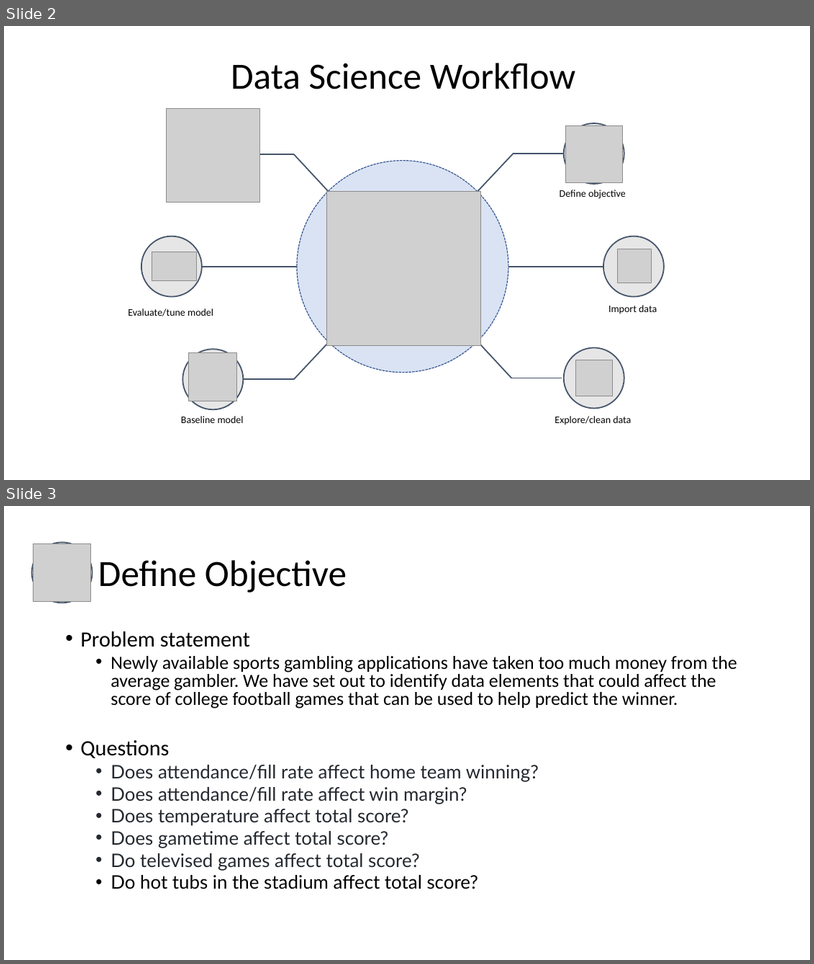
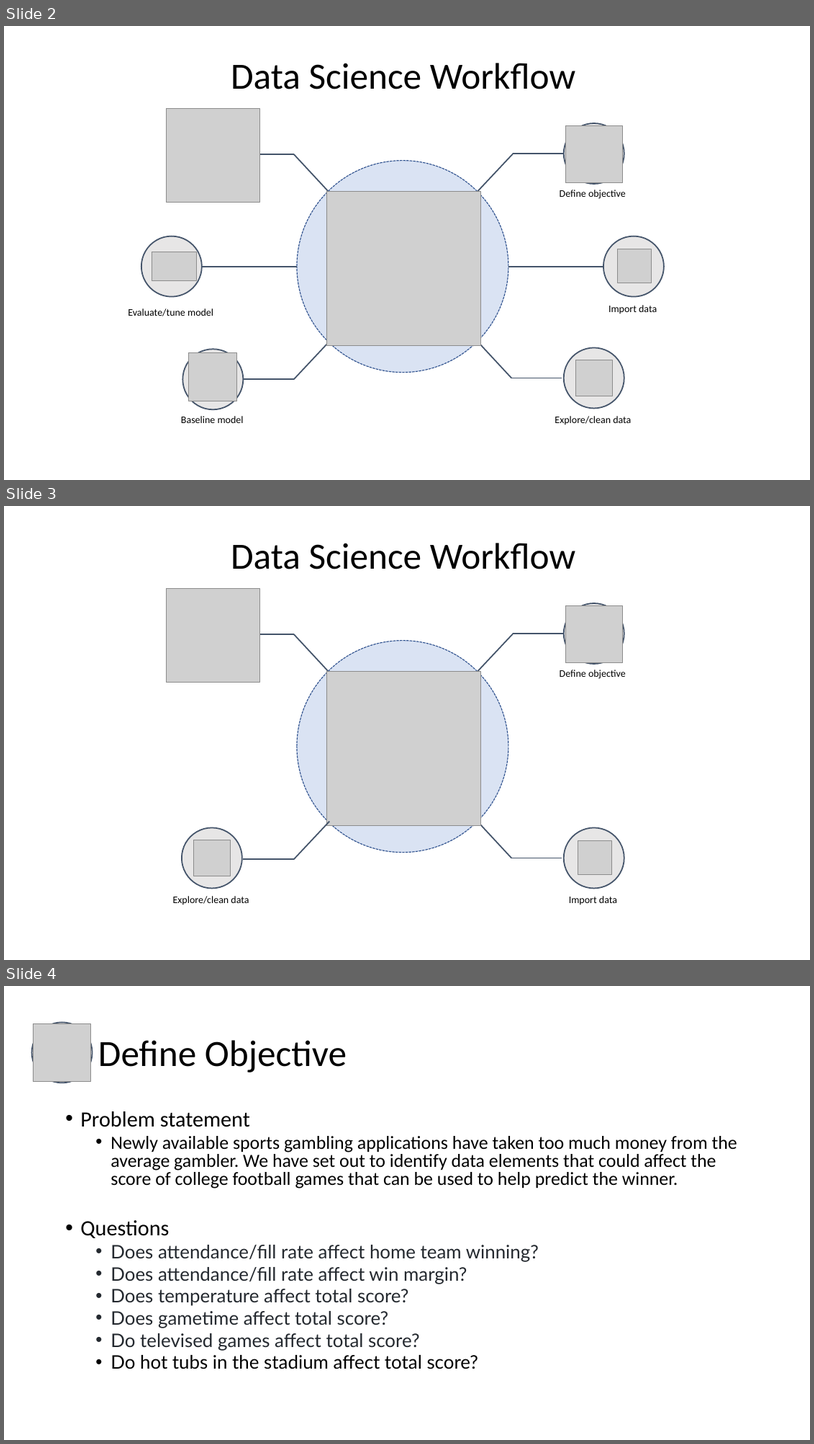
Before and after one commit to AndyGoodwin16/CFBGamesVSWeather, a slide deck: Project 1.pptx. Shown one above the other, each under a label of ours: slides 2 and 3 before the commit, slides 2, 3 and 4 after it. The pictures are 814x964 and 814x1444 pixels, drawn with LibreOffice and Linux fonts; fonts in the diff are those of the drawing; grey boxes stand for pictures. Boxes give left, top, right and bottom in pixels: in the first picture for what was removed or moved away, otherwise in the second. Text is boxed around its words. In the diff, an @@ line names an element or a change of style, - is before the commit and + after.

```diff
--- a/Project 1.pptx
+++ b/Project 1.pptx
@@ slide 3 added at <box>4,506,810,960</box>, background #FFFFFF @@
@@ title added at <box>231,543,576,569</box>, 44 pt, text #000000 @@
+Data Science Workflow
@@ picture added at <box>166,588,260,682</box> @@
@@ ellipse added at <box>564,603,625,664</box>, fill #E7E6E6, outline #44546A 1.5 pt @@
@@ picture added at <box>566,606,623,663</box> @@
@@ line added from (293, 634) to (244, 634), #44546A 1.5 pt @@
@@ line added from (328, 671) to (293, 634), #44546A 1.5 pt @@
@@ line added from (513, 633) to (478, 671), #44546A 1.5 pt @@
@@ line added from (564, 633) to (513, 633), #44546A 1.5 pt @@
@@ ellipse added at <box>297,641,509,852</box>, fill #DAE3F3, outline #325491 1 pt dashed @@
@@ picture added at <box>327,671,481,826</box> @@
@@ text added at <box>560,669,626,679</box>, 12 pt, text #000000 @@
+Define objective
@@ ellipse added at <box>182,828,242,888</box>, fill #E7E6E6, outline #44546A 1.5 pt @@
@@ line added from (329, 821) to (293, 860), #44546A 1.5 pt @@
@@ line added from (512, 858) to (478, 821), #44546A 1.5 pt @@
@@ ellipse added at <box>564,828,625,888</box>, fill #E7E6E6, outline #44546A 1.5 pt @@
@@ picture added at <box>194,839,231,876</box> @@
@@ picture added at <box>579,841,612,874</box> @@
@@ line added from (293, 860) to (244, 860), #44546A 1.5 pt @@
@@ line added from (563, 858) to (512, 858), #44546A 1.5 pt @@
@@ text added at <box>173,896,249,905</box>, 12 pt, text #000000 @@
+Explore/clean data
@@ text added at <box>569,896,617,905</box>, 12 pt, text #000000 @@
+Import data
@@ what was slide 3 is now slide 4 @@
```
Also in this commit, not shown: 1 slide changed, 2 other files.
